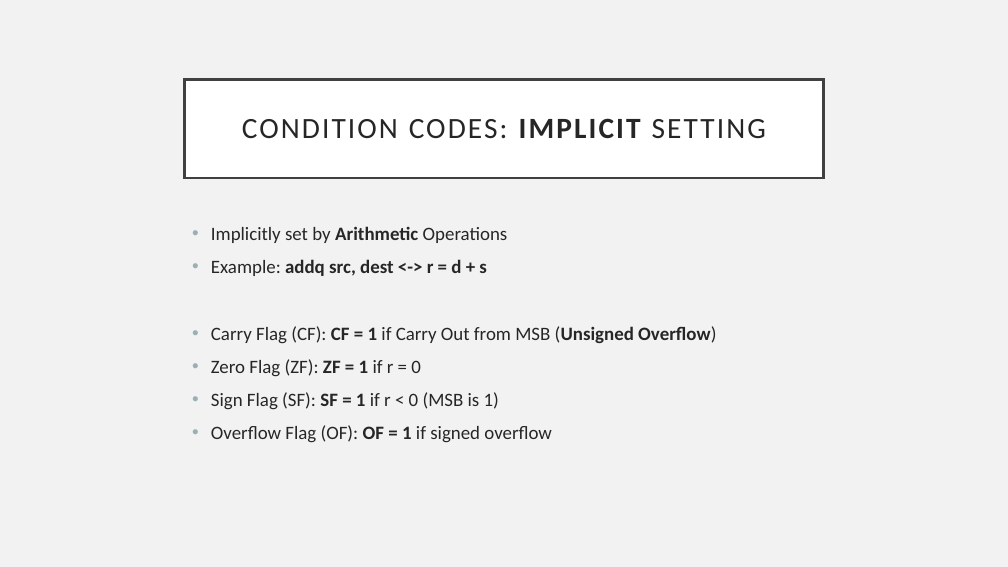
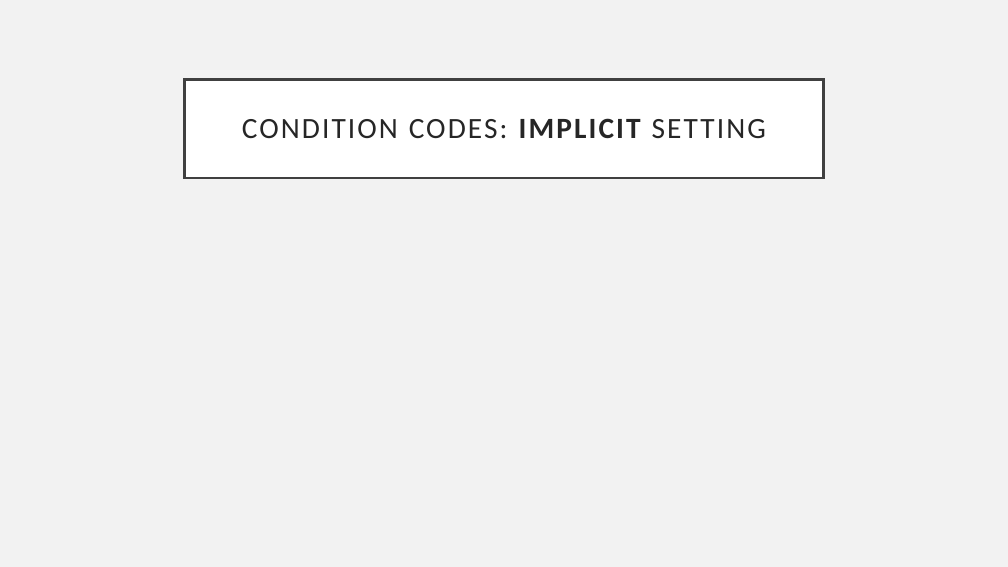
Before and after one commit to glu99331/glu99331.github.io, a slide deck: slide 17 of files/CS449/Petrucci/CS_0449_Recitation_5.pptx. Drawn at 1008x567 pixels with LibreOffice and Linux fonts; fonts in the diff are those of the drawing; grey boxes stand for pictures. Boxes give left, top, right and bottom in pixels: in the first picture for what was removed or moved away, otherwise in the second. Text is boxed around its words. In the diff, an @@ line names an element or a change of style, - is before the commit and + after.

```diff
--- a/files/CS449/Petrucci/CS_0449_Recitation_5.pptx
+++ b/files/CS449/Petrucci/CS_0449_Recitation_5.pptx
@@ text removed at <box>211,226,716,443</box> @@
-• Implicitly set by Arithmetic Operations
-• Example: addq src, dest <-> r = d + s
-• Carry Flag (CF): CF = 1 if Carry Out from MSB (Unsigned Overflow)
-• Zero Flag (ZF): ZF = 1 if r = 0
-• Sign Flag (SF): SF = 1 if r < 0 (MSB is 1)
-• Overflow Flag (OF): OF = 1 if signed overflow
```
Also in this commit, not shown: 8 other slides changed.
